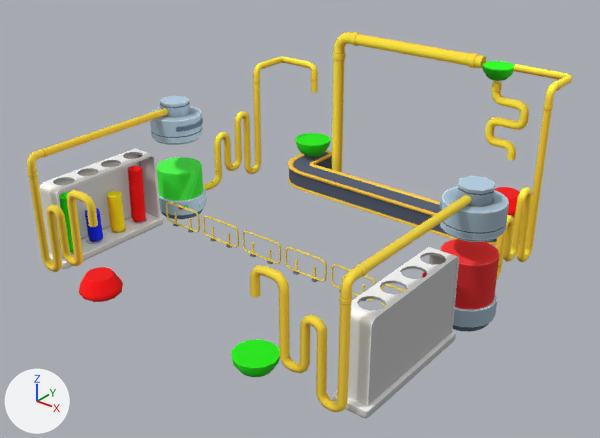
A saved change to the glTF model Lab/models/obj_wall.gltf.
Before and after are seen from a camera (50 mm lens) standing at (17.76, -22.49, 15.59) and looking at (0.33, -0.71, 2.08). The axes (+X, +Y, +Z) are drawn at lower left. The lights are the same throughout. Objects named as collision shapes, trigger or cutter boxes, shadow casters or lower levels of detail are left out. Vertices at the same position are counted once.

In view in the first picture: 'obj_wall'.
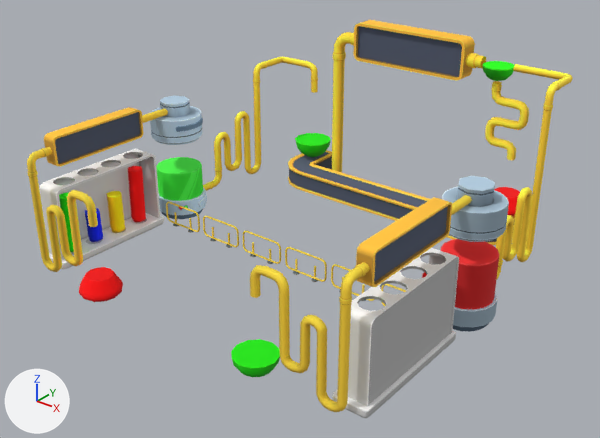
The change, as a list of edits to the scene's bpy script:
```text
Add img_obj_wall02:
    img_obj_wall02 = load_image('obj_wall02', 'textures/obj_wall02.png', 1024, 1024, 'sRGB')
Add mat_obj_wall02:
    mat_obj_wall02 = bpy.data.materials.new('obj_wall02')
    # uses the picture img_obj_wall02
Change me_mesh_011:
    used by ob_obj_wall; location = (0.0, 0.0, 0.0)
    remove me_mesh_011.from_pydata(...)  # 5400 vertices, 10126 faces; spans x -8.0..8.0, y -7.8..8.0, z 0.0..7.2
    add me_mesh_011.from_pydata(...)  # 5742 vertices, 10750 faces; spans x -8.0..8.0, y -7.8..8.0, z 0.0..7.7
    me_mesh_011 part 1: 114 vertices added at x 6.6..7.2, y -6.1..-2.0, z 4.1..5.2
    me_mesh_011 part 2: 114 vertices added at x -7.2..-6.6, y -6.1..-2.0, z 4.1..5.2
    me_mesh_011 part 3: 114 vertices added at x -2.5..2.7, y 6.5..7.3, z 6.1..7.7
    add me_mesh_011.materials.append(mat_obj_wall02)
```

Changed parts and their boxes [x1, y1, x2, y2] in the pictures (600 x 438 px):
'obj_wall', reshaped: before [27, 32, 573, 418]; after [27, 20, 573, 418]
part 1 of me_mesh_011, added: after [356, 197, 452, 287]
part 2 of me_mesh_011, added: after [44, 107, 144, 167]
part 3 of me_mesh_011, added: after [353, 20, 475, 81]
